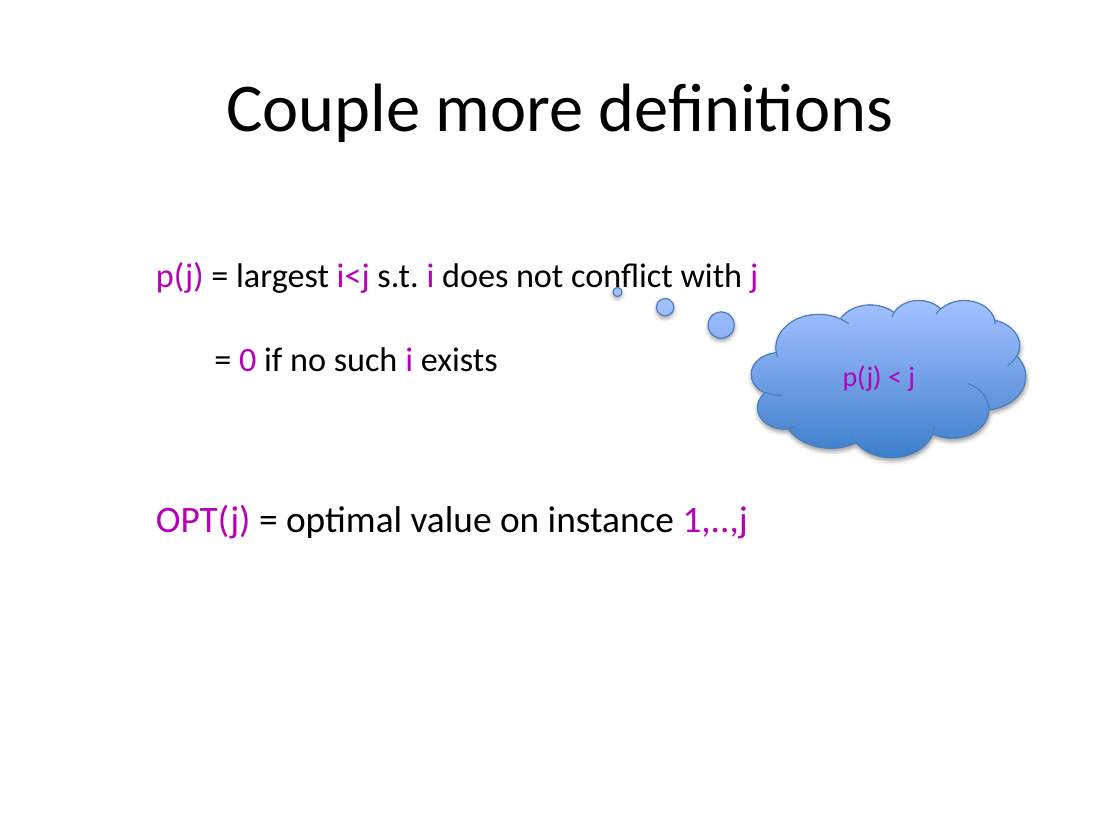
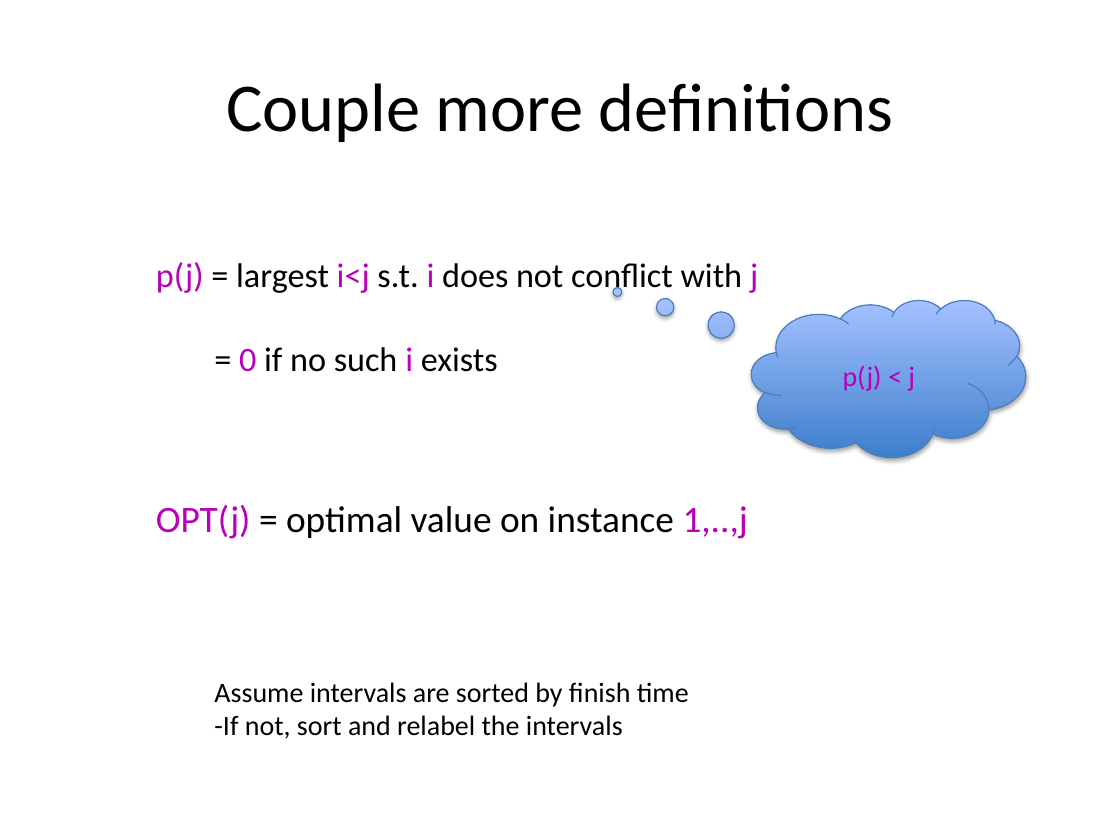
Before and after one commit to jessehartloff/Education, a slide deck: slide 8 of content/u18/cse331/media/slides/weighted_intervals.pptx (slide 11 before the commit). Drawn at 1120x840 pixels with LibreOffice and Linux fonts; fonts in the diff are those of the drawing. Boxes give left, top, right and bottom in pixels: in the first picture for what was removed or moved away, otherwise in the second. Text is boxed around its words. In the diff, an @@ line names an element or a change of style, - is before the commit and + after.

```diff
--- a/content/u18/cse331/media/slides/weighted_intervals.pptx
+++ b/content/u18/cse331/media/slides/weighted_intervals.pptx
@@ text added at <box>214,682,689,739</box>, 18 pt, text #000000 @@
+Assume intervals are sorted by finish time
+-If not, sort and relabel the intervals
```
Also in this commit, not shown: 3 other slides changed, 1 slide added, 1 slide removed.
